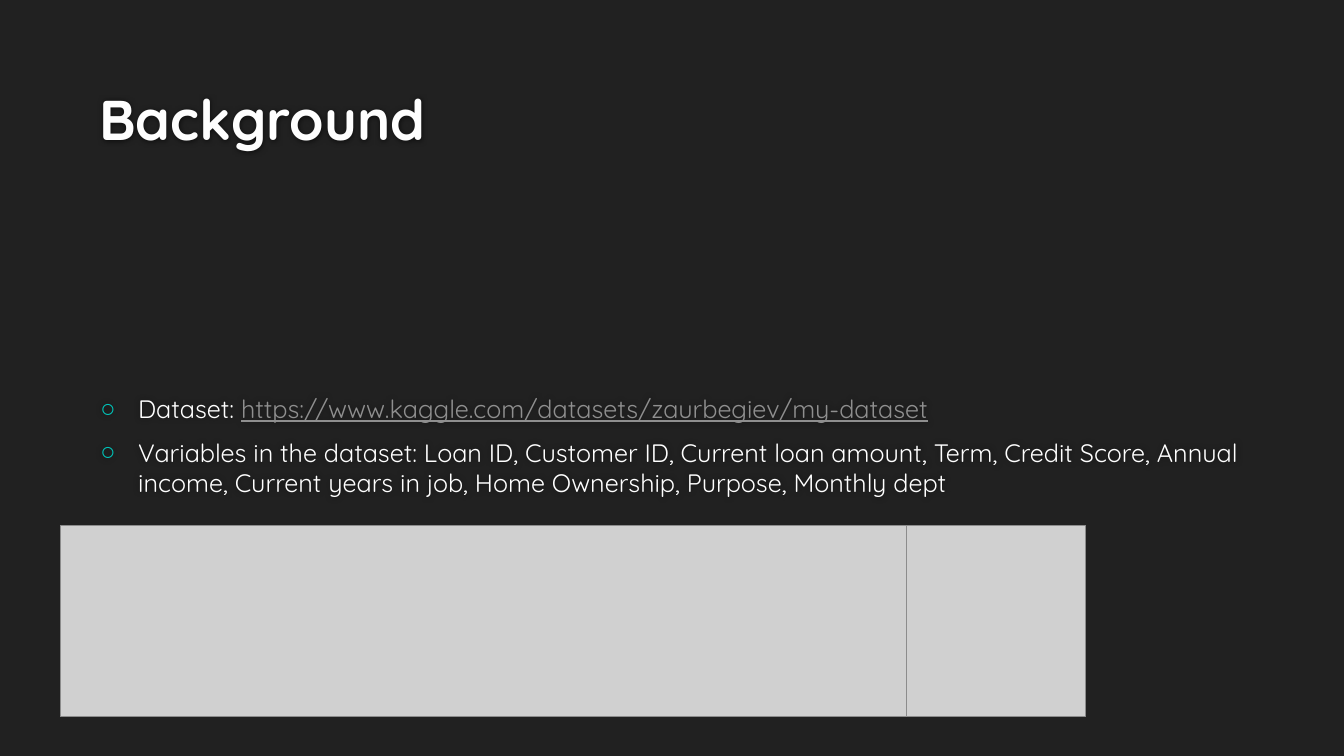
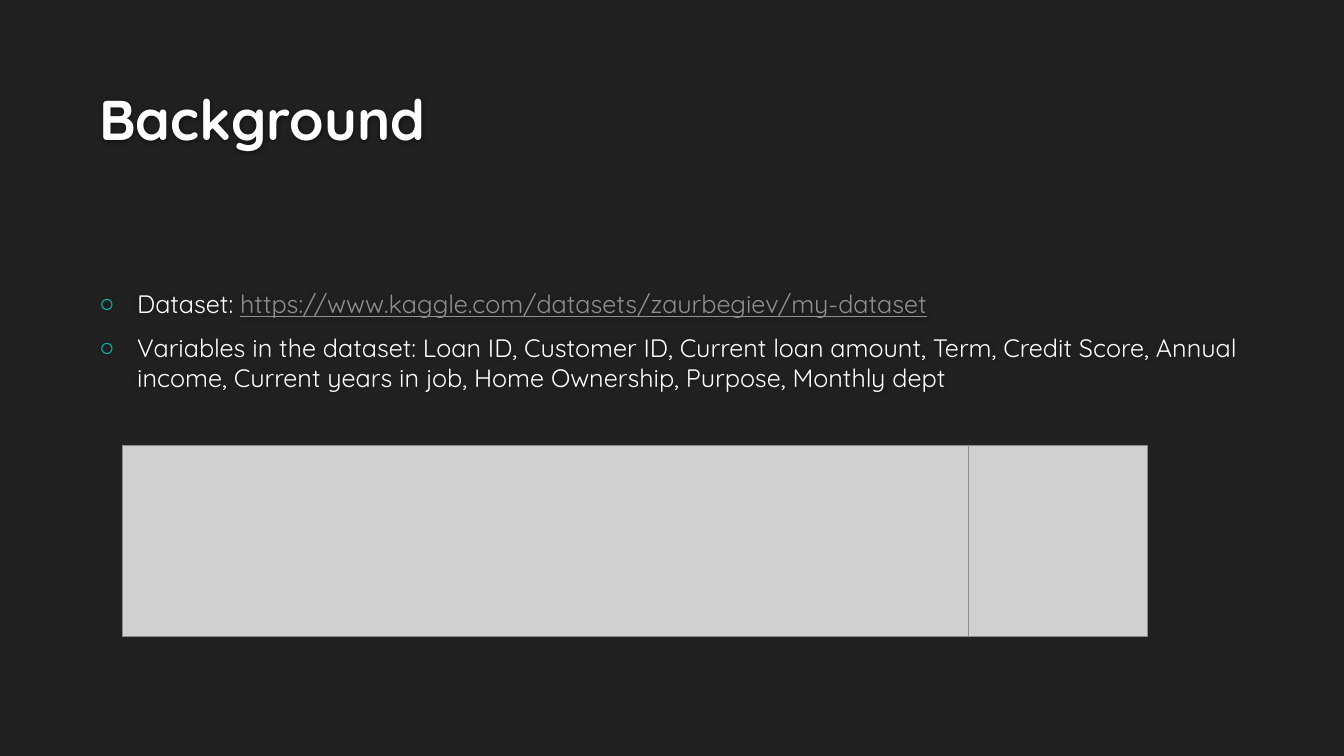
Before and after one commit to KavishNaran/Loan-risk---machine-learning, a slide deck: slide 3 of Credit Loan Presentation.pptx (slide 2 before the commit). Drawn at 1344x756 pixels with LibreOffice and Linux fonts; fonts in the diff are those of the drawing; grey boxes stand for pictures; background and template pictures are left out. Boxes give left, top, right and bottom in pixels: in the first picture for what was removed or moved away, otherwise in the second. Text is boxed around its words. In the diff, an @@ line names an element or a change of style, - is before the commit and + after.

```diff
--- a/Credit Loan Presentation.pptx
+++ b/Credit Loan Presentation.pptx
@@ text "Dataset: https://www.kaggle.com/datasets/zaurbegiev/my-datas ...": place and size @@
-text "Dataset: https://www.kaggle.com/datasets/zaurbegiev/my-datas ..." at box(138, 398, 1238, 497)
+text "Dataset: https://www.kaggle.com/datasets/zaurbegiev/my-datas ..." at box(137, 293, 1237, 392)
@@ picture: place and size @@
-picture at box(60, 525, 918, 717)
+picture at box(122, 446, 979, 637)
@@ picture: place and size @@
-picture at box(906, 525, 1086, 717)
+picture at box(968, 446, 1147, 637)
```
Also in this commit, not shown: 4 other slides changed, 3 slides added, 1 slide removed.
